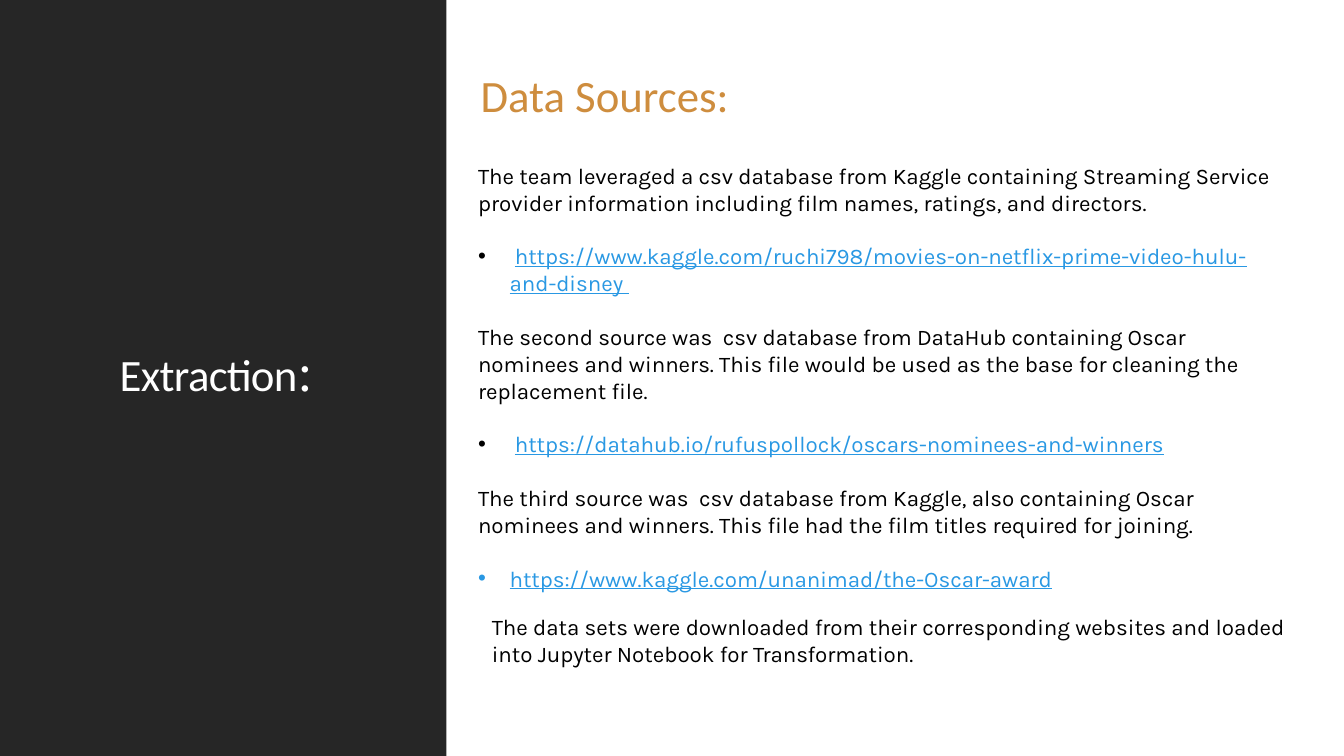
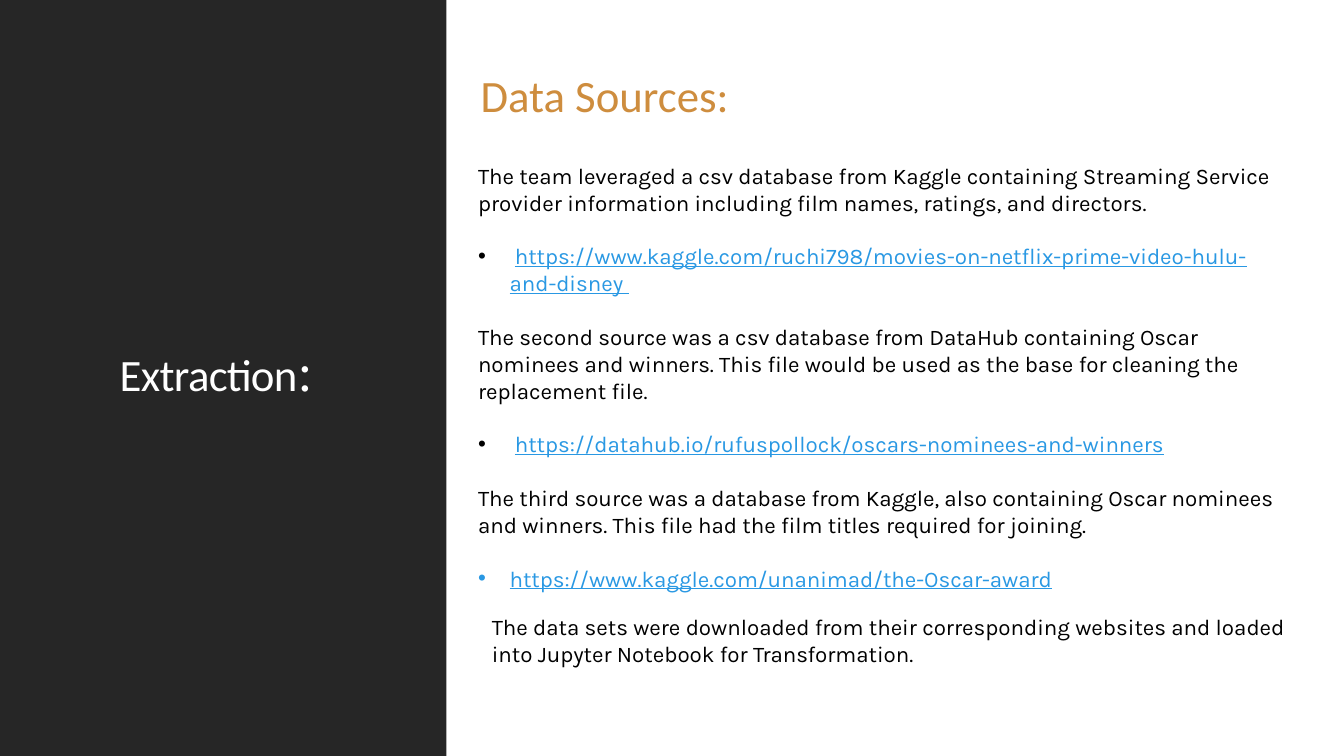
Before and after one commit to AgapeofIcarus/Oscars-Ratings-and-Films-Oh-Py, a slide deck: slide 3 of Presentation - Final.pptx. Drawn at 1344x756 pixels with LibreOffice and Linux fonts; fonts in the diff are those of the drawing. Boxes give left, top, right and bottom in pixels: in the first picture for what was removed or moved away, otherwise in the second. Text is boxed around its words. In the diff, an @@ line names an element or a change of style, - is before the commit and + after.

Commit message:
Corrected small typos

```diff
--- a/Presentation - Final.pptx
+++ b/Presentation - Final.pptx
@@ text at [478,329,1238,405]: text changed @@
-The second source was csv database from DataHub containing Oscar nominees and winners. This file would be used as the base for cleaning the replacement file.
+The second source was a csv database from DataHub containing Oscar nominees and winners. This file would be used as the base for cleaning the replacement file.
@@ text at [478,490,1273,539]: text changed @@
-The third source was csv database from Kaggle, also containing Oscar nominees and winners. This file had the film titles required for joining.
+The third source was a database from Kaggle, also containing Oscar nominees and winners. This file had the film titles required for joining.
```
Also in this commit, not shown: 1 other slide changed.
